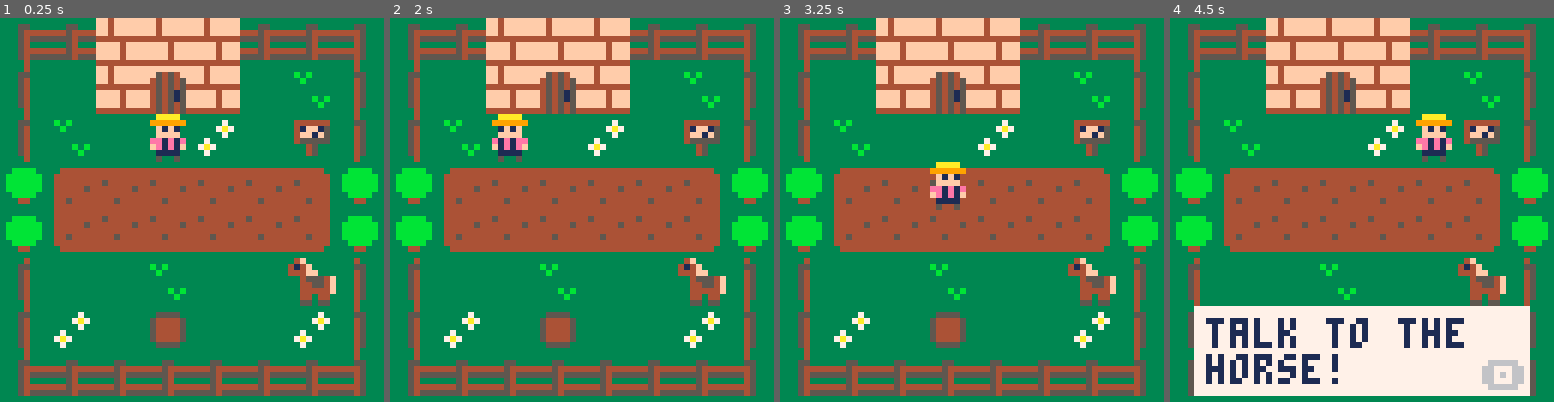
Above: before the commit, frames 1-4 (left to right).
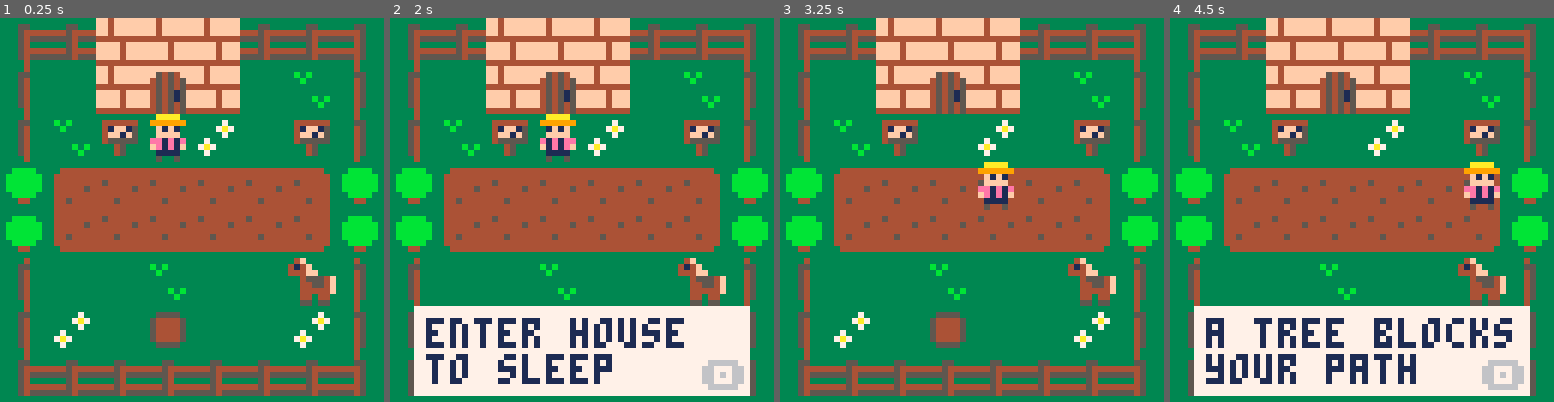
Above: after the commit, the same moments.

Repository: Qowface/lowrezjam-2022
Game: PICO-8 cartridge lrj22.p8
The game is run twice, just before and just after one commit, with the same random seed, the same clock (stepped at 60 frames per second) and the same inputs.
Inputs:
- Up to frame 1 (0.25 s): no input
- Up to frame 2 (2 s): tap O (Z key) at 0.33, 0.7, 1.43 s; tap X (X key) at 1.07 s; hold Left from 1.97 s (still down)
- Up to frame 3 (3.25 s): tap X (X key) every 0.33 s from 2.07 to 3.07 s; tap O (Z key) at 2.22, 3.1 s; release Left at 2.37 s; hold Down 2.42-2.82 s; hold Right from 2.87 s (still down)
- Up to frame 4 (4.5 s): tap X (X key) every 0.33 s from 3.4 to 4.4 s; release Right at 3.53 s; hold Up 3.58-4.08 s; tap O (Z key) at 3.98 s; hold Right from 4.13 s (still down)

The runs differ from the first frame. In frame 1, 0.7% of the frame differs, in the area x 26-36%, y 26-36%; in frame 2, 22%, in the area x 6-94%, y 25-99%; in frame 3, 2.4%; in frame 4, 6.7%.

Commit message:
Add more tools and NPCs.

Diff:
--- a/lrj22.p8
+++ b/lrj22.p8
@@ -47,6 +47,8 @@
 	p.pick=false
 	p.rodseed=false
 	p.rod=false
+	p.boots=false
+	p.frogboots=false
 end
 
 function update_player()
@@ -65,8 +67,10 @@
 	if (btnp(⬇️)) dy+=1
 
 	if can_move(dx,dy) then
-		p.x=mid(0,dx,127)
-		p.y=mid(0,dy,63)
+		--p.x=mid(0,dx,127)
+		--p.y=mid(0,dy,63)
+		p.x=mid(0,dx,31)
+		p.y=mid(0,dy,23)
 	else
 		sfx(0)
 	end
@@ -89,7 +93,7 @@
 	elseif is_tile(rock,x,y) then
 		smash(x,y)
 	elseif is_tile(water,x,y) then
-		fish()
+		fish(x,y)
 	end
 end
 
@@ -109,13 +113,19 @@
 	add_func(14,5,horse)
 	add_func(26,1,buyseeds)
 	add_func(29,1,sellcrops)
-	add_func(19,14,fisherman)
+	add_func(30,21,miner)
+	add_func(1,22,fisherman)
+	add_func(21,1,frog)
 	--other
 	day=1
 	sleep=false
 	--progression
 	givencarrotseed=false
 	gavehorsecarrot=false
+	talkedtominer=false
+	gaveminergold=false
+	talkedtofishman=false
+	bootsonfrog=false
 end
 
 function add_func(x,y,func)
@@ -127,7 +137,7 @@
 end
 
 function run_func(x,y)
-	if (has_func(x,y)) funcs[x+y*128]()
+	if (has_func(x,y)) funcs[x+y*128](x,y)
 end
 
 function update_map()
@@ -167,7 +177,8 @@
 function smash(x,y)
 	local tile=mget(x,y)
 	if p.pick then
-		mset(x,y,1)
+		if (mget(x,y)==3) mset(x,y,1)
+		if (mget(x,y)==84) mset(x,y,83)
 		dia("you smashed\nthe rock!")
 		sfx(3)
 	else
@@ -175,9 +186,18 @@
 	end
 end
 
-function fish()
+function fish(x,y)
 	if p.rod then
 		dia("you cast your\nline out...")
+		if x==20 and y==12 and not p.boots then
+			dia("you reel in\na pair of")
+			dia("boots! they\ndon't fit")
+			dia("you though.\nthey might")
+			dia("fit someone\nelse!")
+			p.boots=true
+		else
+			dia("not even a\nnibble...")
+		end
 	else
 		dia("you could\nfish here")
 	end
@@ -227,7 +247,85 @@
 	selling=true
 end
 
+function miner()
+	if not talkedtominer then
+		dia("i'm not\nfinding")
+		dia("any gold\nhere...")
+		dia("bring me 100\ngold and")
+		dia("i'll give you\nseeds for")
+		dia("a tool to\nmine rocks")
+		dia("yourself!\njust make")
+		dia("sure you save\nsome for")
+		dia("your farm!")
+		talkedtominer=true
+	elseif not gaveminergold then
+		if p.gold<110 then
+			dia("you didn't\nbring")
+			dia("enough gold!\nmake sure")
+			dia("you have a\nlittle")
+			dia("extra so you\ncan still")
+			dia("buy seeds!")
+		else
+			dia("did you bring\nthe gold?")
+			dia("thank you!\nhere are")
+			dia("the seeds!")
+			dia("[handed over\n100 gold]")
+			dia("[pick seed\nget!]")
+			gaveminergold=true
+			p.gold-=100
+			p.pickseed=true
+		end
+	else
+		dia("thanks for\nthe gold!")
+	end
+end
+
 function fisherman()
+	if not talkedtofishman then
+		dia("you saved me!\ni was")
+		dia("exploring the\ncave and")
+		dia("these rocks\nfell down.")
+		dia("oh the eye\nand leg?")
+		dia("lost them to\na goldfish.")
+		dia("a big one.\nanyway,")
+		dia("take these\nseeds. they")
+		dia("grow into a\nfishing")
+		dia("rod!")
+		dia("[rod seeds\nget!]")
+		talkedtofishman=true
+		p.rodseed=true
+	else
+		dia("thanks again\nfor saving")
+		dia("me. by the\nway, the")
+		dia("best spot to\nfish is")
+		dia("right off the\nend of the")
+		dia("dock at the\nlake right")
+		dia("outside this\ncave!")
+	end
+end
+
+function frog(x,y)
+	if not bootsonfrog then
+		if p.boots then
+			dia("you found my\nboots!")
+			dia("i think that\nmeans you")
+			dia("basically won\nthe game!")
+			mset(x,y,62)
+			bootsonfrog=true
+			p.frogboots=true
+		else
+			dia("i'm a frog!\nand i lost")
+			dia("my boots in\nthe lake to")
+			dia("the south...\nif you")
+			dia("happen to go\nthat way")
+			dia("and have a\nway to fish")
+			dia("them out,\ncan you try")
+			dia("to retrieve\nthem? ♥")
+		end
+	else
+		dia("you won the\ngame! ♥")
+		dia("thanks for\nplaying! ♥")
+	end
 end
 
 -->8
@@ -240,6 +338,8 @@
 	crops[3]={name="tomato",spr1=38,spr2=39,prs=10,prc=20}
 	crops[4]={name="corn",spr1=54,spr2=55,prs=15,prc=30}
 	crops[5]={name="axe",spr1=34,spr2=35}
+	crops[6]={name="pick",spr1=34,spr2=50}
+	crops[7]={name="rod",spr1=34,spr2=51}
 	plots={}
 end
 
@@ -273,6 +373,10 @@
 	dia(name.."\nget!")
 	if plot.crop==5 then
 		p.axe=true
+	elseif plot.crop==6 then
+		p.pick=true
+	elseif plot.crop==7 then
+		p.rod=true
 	else
 		p.crops[plot.crop]+=1
 	end
@@ -289,6 +393,14 @@
 			plant(x,y,5)
 			p.axeseed=false
 			dia("axe seed\nplanted!")
+		elseif p.pickseed then
+			plant(x,y,6)
+			p.pickseed=false
+			dia("pick seed\nplanted!")
+		elseif p.rodseed then
+			plant(x,y,7)
+			p.rodseed=false
+			dia("rod seed\nplanted!")
 		else
 			pick_seed(x,y)
 		end
@@ -326,12 +438,15 @@
 	add_text(5,2,"moo!")
 	add_text(3,1,"* chicken\nnoise *")
 	add_text(6,6,"* chicken\nnoise *")
+	add_text(10,2,"enter house\nto sleep")
 	add_text(14,2,"talk to the\nhorse!")
 	add_text(17,2,"★ farm ★\n(yours)")
-	add_text(21,1,"i'm a frog!")
-	add_text(23,2,"market this\nway! ->")
+	add_text(23,2,"market ➡️\nlake ⬇️")
+	add_text(20,1,"frog ➡️")
 	add_text(25,2,"buy seeds\nhere!")
 	add_text(30,2,"sell crops\nhere!")
+	add_text(26,6,"fountain ⬇️\nquarry ⬇️")
+	add_text(16,10,"cave ⬅️\nruins ⬇️")
 	dias={}
 	init_plant()
 end
@@ -424,6 +539,29 @@
 		spr(35,ix,iy+48)
 	elseif p.axeseed then
 		spr(34,ix,iy+48)
+	else
+		spr(65,ix,iy+48)
+	end
+	if p.pick then
+		spr(50,ix+16,iy+48)
+	elseif p.axeseed then
+		spr(34,ix+16,iy+48)
+	else
+		spr(65,ix+16,iy+48)
+	end
+	if p.rod then
+		spr(51,ix+32,iy+48)
+	elseif p.axeseed then
+		spr(34,ix+32,iy+48)
+	else
+		spr(65,ix+32,iy+48)
+	end
+	if p.frogboots then
+		spr(8,ix+48,iy+48)
+	elseif p.boots then
+		spr(7,ix+48,iy+48)
+	else
+		spr(65,ix+48,iy+48)
 	end
 end
 
@@ -662,39 +800,39 @@
 
 
 __gff__
-0000000900050000000000000101010001010101000300010101000000000100000000000000000001010000000001000000010000000000010100000000000000000000000000000000010000000000111111000000000000000000000000001111110000000000000000000000000011111101000000000000000000000000
+0000000900050000000000000101010001010101000301010101000000000100000000000000000001010000000001000000000000000000010100000000010000000000000000000000010001000000111111000900000000000000000000001111110000000000000000000000000011111101001100000000000000000000
 0000000000000000000000000000000000000000000000000000000000000000000000000000000000000000000000000000000000000000000000000000000000000000000000000000000000000000000000000000000000000000000000000000000000000000000000000000000000000000000000000000000000000000
 __map__
 181717171717171918170e0e0e17171928040101010101010418171717171901000000000000000000000000000000000000000000000000000000000000000000000000000000000000000000000000000000000000000000000000000000000000000000000000000000000000000000000000000000000000000000000000
-281501110101042928010e0d0e01022928010102012e010401281e02041e2901000000000000000000000000000000000000000000000000000000000000000000000000000000000000000000000000000000000000000000000000000000000000000000000000000000000000000000000000000000000000000000000000
-28150101011201292802010104010c29280c01010101010c010c010101010c02000000000000000000000000000000000000000000000000000000000000000000000000000000000000000000000000000000000000000000000000000000000000000000000000000000000000000000000000000000000000000000000000
+281501110101042928010e0d0e010229280101020c2e010401281e02041e2901000000000000000000000000000000000000000000000000000000000000000000000000000000000000000000000000000000000000000000000000000000000000000000000000000000000000000000000000000000000000000000000000
+281501010112012928020c0104010c29280c01010101010c010c010101010c02000000000000000000000000000000000000000000000000000000000000000000000000000000000000000000000000000000000000000000000000000000000000000000000000000000000000000000000000000000000000000000000000
 2815011b1c1c1c1d051b1c1c1c1c1d051b1c1c1c1c1c1c1c1c1c1c1c1c1c1d01000000000000000000000000000000000000000000000000000000000000000000000000000000000000000000000000000000000000000000000000000000000000000000000000000000000000000000000000000000000000000000000000
 2815023b3c3c3c3d053b3c3c3c3c3d053b3c3c3c3c3c3c3c3c3c3c3c3c3c3d01000000000000000000000000000000000000000000000000000000000000000000000000000000000000000000000000000000000000000000000000000000000000000000000000000000000000000000000000000000000000000000000000
-2815010101020129280101020101322928010101010201010102010101010104000000000000000000000000000000000000000000000000000000000000000000000000000000000000000000000000000000000000000000000000000000000000000000000000000000000000000000000000000000000000000000000000
-281501040101102928040115010104292801021b1d0101010101010101020101000000000000000000000000000000000000000000000000000000000000000000000000000000000000000000000000000000000000000000000000000000000000000000000000000000000000000000000000000000000000000000000000
-381719030318173938171717171717392801012b2d0401010101040101010101000000000000000000000000000000000000000000000000000000000000000000000000000000000000000000000000000000000000000000000000000000000000000000000000000000000000000000000000000000000000000000000000
-181739010138171901010101010401010101013b3d0101010000000000000000000000000000000000000000000000000000000000000000000000000000000000000000000000000000000000000000000000000000000000000000000000000000000000000000000000000000000000000000000000000000000000000000
-2801020101010429010201010101010101020101010104010000000000000000000000000000000000000000000000000000000000000000000000000000000000000000000000000000000000000000000000000000000000000000000000000000000000000000000000000000000000000000000000000000000000000000
-2815010101011529010101010101010201015051515201010000000000000000000000000000000000000000000000000000000000000000000000000000000000000000000000000000000000000000000000000000000000000000000000000000000000000000000000000000000000000000000000000000000000000000
-281501010102152901010401011b1c1c1d046061616202010000000000000000000000000000000000000000000000000000000000000000000000000000000000000000000000000000000000000000000000000000000000000000000000000000000000000000000000000000000000000000000000000000000000000000
-281501040101152901010101013b3c3c3d016061616201010000000000000000000000000000000000000000000000000000000000000000000000000000000000000000000000000000000000000000000000000000000000000000000000000000000000000000000000000000000000000000000000000000000000000000
-2802010101040129020101030301040101017071717201010000000000000000000000000000000000000000000000000000000000000000000000000000000000000000000000000000000000000000000000000000000000000000000000000000000000000000000000000000000000000000000000000000000000000000
-281515151515152901017363537301010401024a010401010000000000000000000000000000000000000000000000000000000000000000000000000000000000000000000000000000000000000000000000000000000000000000000000000000000000000000000000000000000000000000000000000000000000000000
-381717171717173973737353637373730101011b1d0101020000000000000000000000000000000000000000000000000000000000000000000000000000000000000000000000000000000000000000000000000000000000000000000000000000000000000000000000000000000000000000000000000000000000000000
-737373737373737373737363537373730101023b3d0101010000000000000000000000000000000000000000000000000000000000000000000000000000000000000000000000000000000000000000000000000000000000000000000000000000000000000000000000000000000000000000000000000000000000000000
-7363635363535373735363635353637301737353637363020000000000000000000000000000000000000000000000000000000000000000000000000000000000000000000000000000000000000000000000000000000000000000000000000000000000000000000000000000000000000000000000000000000000000000
-7353535363635373736363536353537301046353015301010000000000000000000000000000000000000000000000000000000000000000000000000000000000000000000000000000000000000000000000000000000000000000000000000000000000000000000000000000000000000000000000000000000000000000
-7363536353636363535353536363537301636363530273010000000000000000000000000000000000000000000000000000000000000000000000000000000000000000000000000000000000000000000000000000000000000000000000000000000000000000000000000000000000000000000000000000000000000000
-7363635353535353635353635363637301735302015301010000000000000000000000000000000000000000000000000000000000000000000000000000000000000000000000000000000000000000000000000000000000000000000000000000000000000000000000000000000000000000000000000000000000000000
-7353635363635373735363635353537304730153636373010000000000000000000000000000000000000000000000000000000000000000000000000000000000000000000000000000000000000000000000000000000000000000000000000000000000000000000000000000000000000000000000000000000000000000
-7353536363535373736363535353637301636373016373010000000000000000000000000000000000000000000000000000000000000000000000000000000000000000000000000000000000000000000000000000000000000000000000000000000000000000000000000000000000000000000000000000000000000000
-7373737373737373737373737373737301020101010101040000000000000000000000000000000000000000000000000000000000000000000000000000000000000000000000000000000000000000000000000000000000000000000000000000000000000000000000000000000000000000000000000000000000000000
-…(9 lines of a section not shown)…
+2815010101020129280101020101162928010101010201010102010101010104000000000000000000000000000000000000000000000000000000000000000000000000000000000000000000000000000000000000000000000000000000000000000000000000000000000000000000000000000000000000000000000000
+281501040101102928040115010104292801021b1d01010101010c0101020101000000000000000000000000000000000000000000000000000000000000000000000000000000000000000000000000000000000000000000000000000000000000000000000000000000000000000000000000000000000000000000000000
+381719030318173938171717171717392801012b2d0401010101041b1d010101000000000000000000000000000000000000000000000000000000000000000000000000000000000000000000000000000000000000000000000000000000000000000000000000000000000000000000000000000000000000000000000000
+181739010138171901010101010401010101013b3d0101010401013b3d010201000000000000000000000000000000000000000000000000000000000000000000000000000000000000000000000000000000000000000000000000000000000000000000000000000000000000000000000000000000000000000000000000
+2801020101010429010201010101010101020101010104010101010101010101000000000000000000000000000000000000000000000000000000000000000000000000000000000000000000000000000000000000000000000000000000000000000000000000000000000000000000000000000000000000000000000000
+281501010101152901010101010101020c015051645201010101027373010101000000000000000000000000000000000000000000000000000000000000000000000000000000000000000000000000000000000000000000000000000000000000000000000000000000000000000000000000000000000000000000000000
+281501010102152901010401011b1c1c1d0460617462021b1d01736161730104000000000000000000000000000000000000000000000000000000000000000000000000000000000000000000000000000000000000000000000000000000000000000000000000000000000000000000000000000000000000000000000000
+281501040101152901010101013b3c3c3d0160617562013b3d01736161730101000000000000000000000000000000000000000000000000000000000000000000000000000000000000000000000000000000000000000000000000000000000000000000000000000000000000000000000000000000000000000000000000
+2802010101040129020101030301040101017071717201010101017373010101000000000000000000000000000000000000000000000000000000000000000000000000000000000000000000000000000000000000000000000000000000000000000000000000000000000000000000000000000000000000000000000000
+2815151515151529010173635373010104010201010401010101010101020101000000000000000000000000000000000000000000000000000000000000000000000000000000000000000000000000000000000000000000000000000000000000000000000000000000000000000000000000000000000000000000000000
+381717171717173973737353637373730101011b1d0101020104011b1d010101000000000000000000000000000000000000000000000000000000000000000000000000000000000000000000000000000000000000000000000000000000000000000000000000000000000000000000000000000000000000000000000000
+737373737373737373737363537373730101023b3d0101010201013b3d010104000000000000000000000000000000000000000000000000000000000000000000000000000000000000000000000000000000000000000000000000000000000000000000000000000000000000000000000000000000000000000000000000
+7363635363535373735363635353637301737353637363020101010101010101000000000000000000000000000000000000000000000000000000000000000000000000000000000000000000000000000000000000000000000000000000000000000000000000000000000000000000000000000000000000000000000000
+7353535363635373736363536353537301046353015301010101040102010363000000000000000000000000000000000000000000000000000000000000000000000000000000000000000000000000000000000000000000000000000000000000000000000000000000000000000000000000000000000000000000000000
+73635363536363635353535363635373016363635302731b1d01010101016353000000000000000000000000000000000000000000000000000000000000000000000000000000000000000000000000000000000000000000000000000000000000000000000000000000000000000000000000000000000000000000000000
+73636353535353536353536353636373017353020153013b3d01010301546353000000000000000000000000000000000000000000000000000000000000000000000000000000000000000000000000000000000000000000000000000000000000000000000000000000000000000000000000000000000000000000000000
+7354635363635373735363635353537304730153636373010102010353634c54000000000000000000000000000000000000000000000000000000000000000000000000000000000000000000000000000000000000000000000000000000000000000000000000000000000000000000000000000000000000000000000000
+734a546363535373736363535353637301636373016373010101016353635454000000000000000000000000000000000000000000000000000000000000000000000000000000000000000000000000000000000000000000000000000000000000000000000000000000000000000000000000000000000000000000000000
+7373737373737373737373737373737301020101010101040104535463535454000000000000000000000000000000000000000000000000000000000000000000000000000000000000000000000000000000000000000000000000000000000000000000000000000000000000000000000000000000000000000000000000
+…(9 lines of a section not shown)…
Not shown, changed: 56 lines of the sprite sheet (__gfx__) section of lrj22.p8
